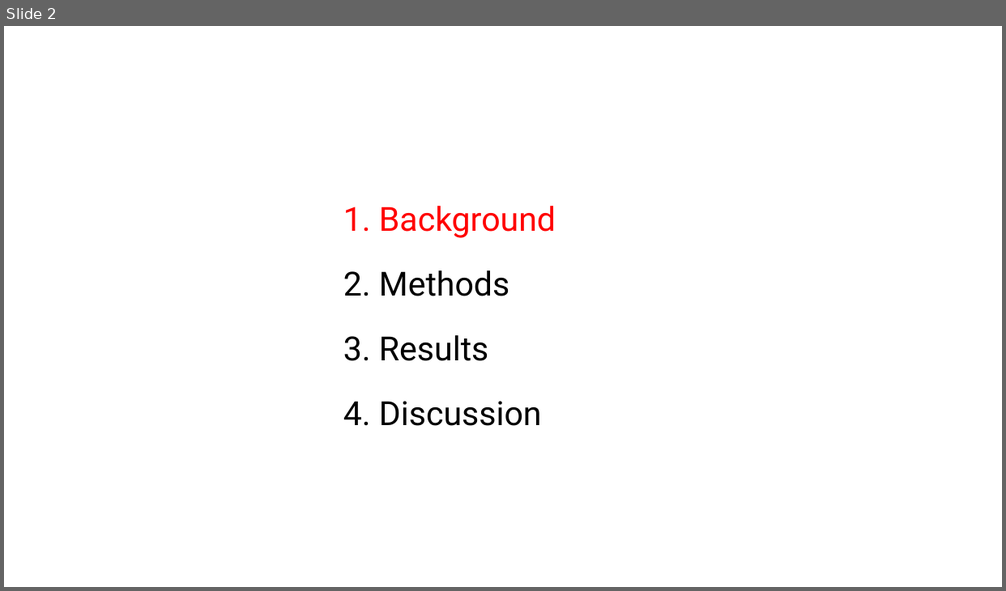
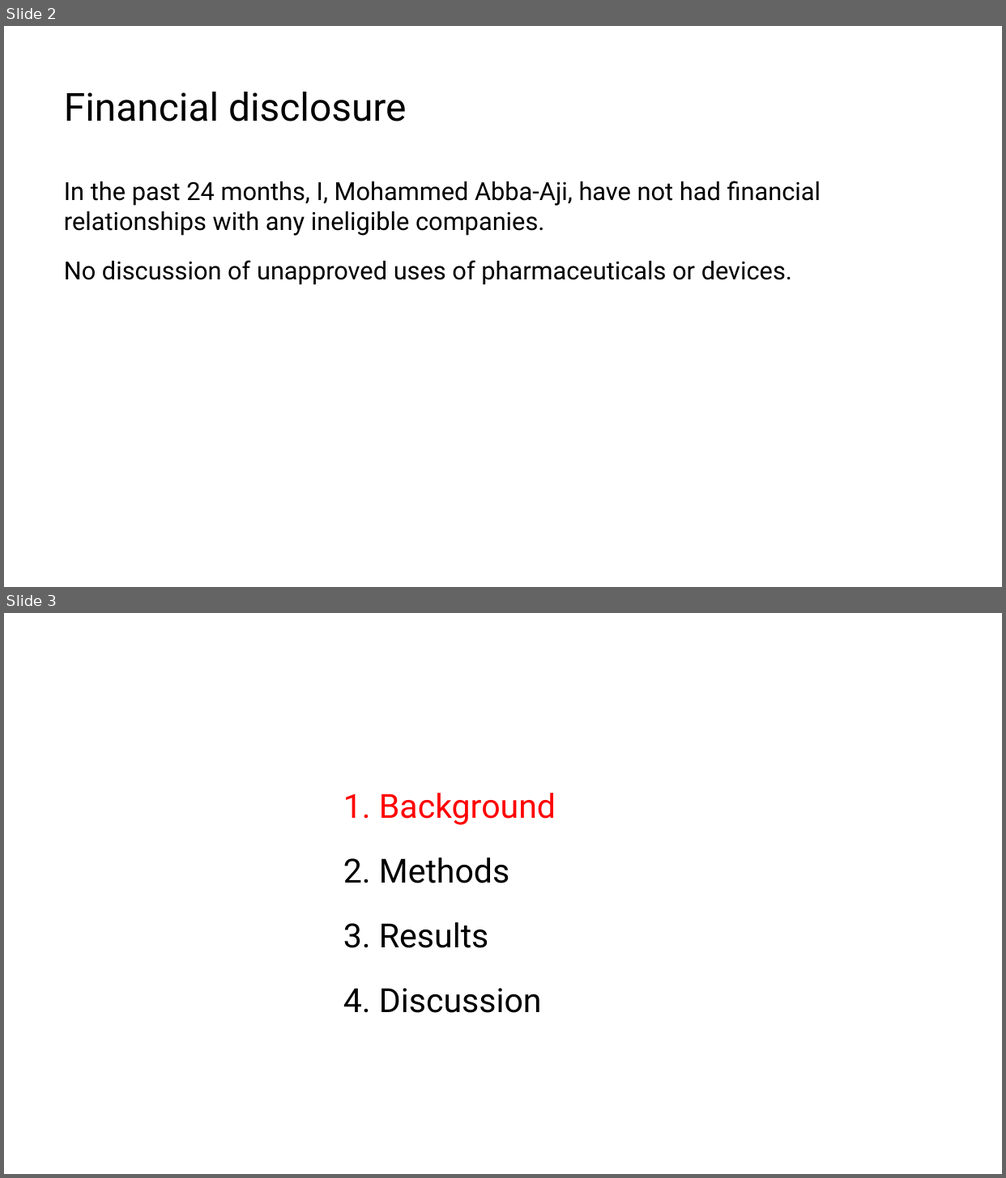
Before and after one commit to MrMoh19/speechify-personal, a slide deck: projects/marvin-stress-trauma/istss_trauma_saturation.pptx. Shown one above the other, each under a label of ours: slide 2 before the commit, slides 2 and 3 after it. The pictures are 1006x591 and 1006x1178 pixels, drawn with LibreOffice and Linux fonts; fonts in the diff are those of the drawing. Boxes give left, top, right and bottom in pixels: in the first picture for what was removed or moved away, otherwise in the second. Text is boxed around its words. In the diff, an @@ line names an element or a change of style, - is before the commit and + after.

```diff
--- a/projects/marvin-stress-trauma/istss_trauma_saturation.pptx
+++ b/projects/marvin-stress-trauma/istss_trauma_saturation.pptx
@@ slide 2 added at [4, 26, 1002, 587], background #FFFFFF @@
@@ text added at [64, 92, 407, 122], 28 pt, text #000000 @@
+Financial disclosure
@@ text added at [64, 181, 821, 285], 18 pt, text #000000 @@
+In the past 24 months, I, Mohammed Abba-Aji, have not had financial relationships with any ineligible companies.
+No discussion of unapproved uses of pharmaceuticals or devices.
@@ what was slide 2 is now slide 3 @@
```
Also in this commit, not shown: 1 slide changed, 1 other slide added, 1 slide removed, 1 other file.
